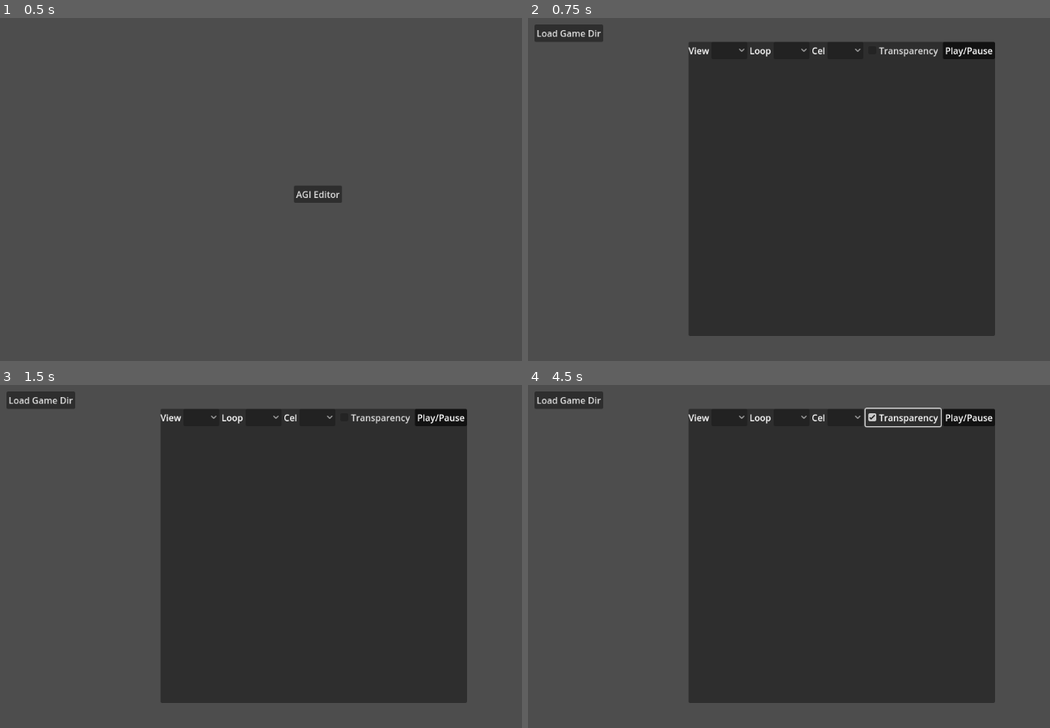
Above: before the commit, frames 1-4 (two rows, left to right).
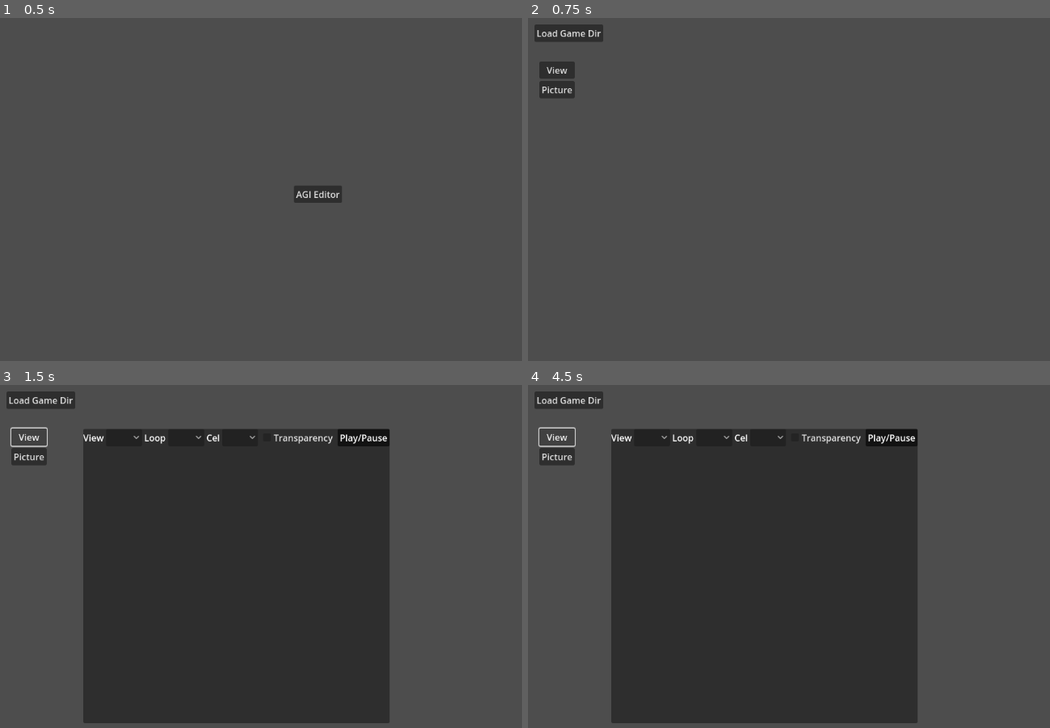
Above: after the commit, the same moments.

Repository: jastadj/agigodot
Game: Godot game, scene res://scenes/main/main.tscn
The game is run twice, just before and just after one commit, with the same random seed, the same clock (stepped at 60 frames per second) and the same inputs.
Inputs (mouse positions are in pixels of both pictures, inside the frame that each line leads up to):
- Up to frame 1 (0.5 s): no input
- Up to frame 2 (0.75 s): click "AGI Editor" at 0.5 s
- Up to frame 3 (1.5 s): click (31, 436) at 1.25 s, where only the run after the commit has a clickable "View"
- Up to frame 4 (4.5 s): click (559, 457) at 2 s, where only the run after the commit has a clickable "Picture"; click (663, 436) at 2.77 s; click (903, 415) at 3.5 s, where only the run before the commit has a clickable "Transparency"; click (559, 436) at 4.25 s, where only the run after the commit has a clickable "View"

Frame 1 is identical in both runs. In frame 2, 51% of the frame differs, in the area x 2-90%, y 7-93%; in frame 3, 31%; in frame 4, 31%.
Error before the commit: Invalid assignment of property or key 'texture' with value of type 'ImageTexture' on a base object of type 'null instance'. (res://scenes/agieditor/view/viewvi…
Error after the commit: Invalid access of index '-1' on a base object of type: 'Array'. (res://system/agi/data/view.gd:24)

Commit message:
picture data wip

Diff:
--- a/scenes/agieditor/agieditor.gd
+++ b/scenes/agieditor/agieditor.gd
@@ -1,8 +1,10 @@
 extends Node2D
 
-@onready var view_viewer = $CanvasLayer/ui/ViewViewer
+@onready var view_viewer = $CanvasLayer/ui/Tools/ViewViewer
 
 func _ready():
+
+	_hide_tools()
 
 	# testing
 	_on_file_dialog_game_dir_dir_selected("res://testdata/pq1")
@@ -13,3 +15,15 @@
 func _on_file_dialog_game_dir_dir_selected(dir):
 	System.agi.load_game_dir(dir)
 	view_viewer._update_view_list()
+
+func _hide_tools():
+	for tool in $CanvasLayer/ui/Tools.get_children():
+		tool.hide()
+
+func _on_button_view_pressed():
+	_hide_tools()
+	$CanvasLayer/ui/Tools/ViewViewer.show()
+
+func _on_button_picture_pressed():
+	_hide_tools()
+	$CanvasLayer/ui/Tools/PictureViewer.show()
--- a/scenes/agieditor/agieditor.tscn
+++ b/scenes/agieditor/agieditor.tscn
@@ -1,7 +1,8 @@
-[gd_scene load_steps=3 format=3 uid="uid://crjrteng800a8"]
+[gd_scene load_steps=4 format=3 uid="uid://crjrteng800a8"]
 
 [ext_resource type="Script" path="res://scenes/agieditor/agieditor.gd" id="1_lcw7k"]
 [ext_resource type="PackedScene" uid="uid://bifqdo5mrvyxg" path="res://scenes/agieditor/view/view_viewer.tscn" id="2_5hgi5"]
+[ext_resource type="Script" path="res://scenes/agieditor/picture/picture_viewer.gd" id="3_vgxca"]
 
 [node name="agieditor" type="Node2D"]
 script = ExtResource("1_lcw7k")
@@ -34,7 +35,66 @@
 file_mode = 2
 access = 2
 
-[node name="ViewViewer" parent="CanvasLayer/ui" instance=ExtResource("2_5hgi5")]
+[node name="VBoxContainer2" type="VBoxContainer" parent="CanvasLayer/ui"]
+layout_mode = 0
+offset_left = 29.0
+offset_top = 82.0
+offset_right = 69.0
+offset_bottom = 122.0
+
+[node name="ButtonView" type="Button" parent="CanvasLayer/ui/VBoxContainer2"]
+layout_mode = 2
+text = "View"
+
+[node name="ButtonPicture" type="Button" parent="CanvasLayer/ui/VBoxContainer2"]
+layout_mode = 2
+text = "Picture"
+
+[node name="Tools" type="Control" parent="CanvasLayer/ui"]
+layout_mode = 1
+anchors_preset = 15
+anchor_right = 1.0
+anchor_bottom = 1.0
+offset_left = 157.0
+offset_top = 83.0
+offset_right = -995.0
+offset_bottom = -565.0
+grow_horizontal = 2
+grow_vertical = 2
+mouse_filter = 2
+
+[node name="ViewViewer" parent="CanvasLayer/ui/Tools" instance=ExtResource("2_5hgi5")]
+visible = false
+offset_left = 0.0
+offset_top = 0.0
+offset_right = 0.0
+offset_bottom = 0.0
+
+[node name="PictureViewer" type="Control" parent="CanvasLayer/ui/Tools"]
+anchors_preset = 0
+script = ExtResource("3_vgxca")
+
+[node name="PanelContainer" type="PanelContainer" parent="CanvasLayer/ui/Tools/PictureViewer"]
+layout_mode = 0
+offset_right = 759.0
+offset_bottom = 465.0
+
+[node name="VBoxContainer" type="VBoxContainer" parent="CanvasLayer/ui/Tools/PictureViewer/PanelContainer"]
+layout_mode = 2
+
+[node name="HBoxContainer" type="HBoxContainer" parent="CanvasLayer/ui/Tools/PictureViewer/PanelContainer/VBoxContainer"]
+layout_mode = 2
+
+[node name="Label" type="Label" parent="CanvasLayer/ui/Tools/PictureViewer/PanelContainer/VBoxContainer/HBoxContainer"]
+layout_mode = 2
+text = "Picture"
+
+[node name="OptionButtonPictures" type="OptionButton" parent="CanvasLayer/ui/Tools/PictureViewer/PanelContainer/VBoxContainer/HBoxContainer"]
+custom_minimum_size = Vector2(64, 0)
+layout_mode = 2
 
 [connection signal="pressed" from="CanvasLayer/ui/VBoxContainer/ButtonLoadGameDir" to="." method="_on_button_load_game_dir_pressed"]
 [connection signal="dir_selected" from="CanvasLayer/ui/FileDialogGameDir" to="." method="_on_file_dialog_game_dir_dir_selected"]
+[connection signal="pressed" from="CanvasLayer/ui/VBoxContainer2/ButtonView" to="." method="_on_button_view_pressed"]
+[connection signal="pressed" from="CanvasLayer/ui/VBoxContainer2/ButtonPicture" to="." method="_on_button_picture_pressed"]
+[connection signal="item_selected" from="CanvasLayer/ui/Tools/PictureViewer/PanelContainer/VBoxContainer/HBoxContainer/OptionButtonPictures" to="CanvasLayer/ui/Tools/PictureViewer" method="_on_option_button_pictures_item_selected"]
--- /dev/null
+++ b/scenes/agieditor/picture/picture_viewer.gd
@@ -0,0 +1,31 @@
+extends Control
+
+@onready var picture_list = $PanelContainer/VBoxContainer/HBoxContainer/OptionButtonPictures
+var picture = null
+
+func _ready():
+
+	connect("visibility_changed", _on_visibility_changed)
+
+func _on_visibility_changed():
+	if visible:
+		_update_picture_list()
+
+func _update_picture_list():
+	picture_list.clear()
+
+	for i in range(0, System.agi.picdir.size()):
+		picture_list.add_item(str(i))
+
+	if picture_list.item_count == 0:
+		_select_picture(-1)
+	else:
+		_select_picture(0)
+
+func _select_picture(index):
+
+	picture = Picture.load_picture(index)
+	picture_list.select(index)
+
+func _on_option_button_pictures_item_selected(index):
+	_select_picture(index)
--- a/scenes/agieditor/view/view_viewer.tscn
+++ b/scenes/agieditor/view/view_viewer.tscn
@@ -9,6 +9,7 @@
 offset_top = 47.0
 offset_right = 335.0
 offset_bottom = 87.0
+mouse_filter = 2
 script = ExtResource("1_0jwg6")
 
 [node name="PanelContainer" type="PanelContainer" parent="."]
--- a/scenes/agieditor/view/viewviewer.gd
+++ b/scenes/agieditor/view/viewviewer.gd
@@ -1,24 +1,38 @@
 extends Control
 
-@onready var view_list = $CanvasLayer/ui/Control/PanelContainer/VBoxContainer/HBoxContainer/OptionButtonViews
-@onready var loop_list = $CanvasLayer/ui/Control/PanelContainer/VBoxContainer/HBoxContainer/OptionButtonLoop
-@onready var cel_list = $CanvasLayer/ui/Control/PanelContainer/VBoxContainer/HBoxContainer/OptionButtonCel
-@onready var cel_transparency = $CanvasLayer/ui/Control/PanelContainer/VBoxContainer/HBoxContainer/CheckBoxTransparency
-@onready var playpause = $CanvasLayer/ui/Control/PanelContainer/VBoxContainer/HBoxContainer/ButtonPlayAnimation
+@onready var view_list = $PanelContainer/VBoxContainer/HBoxContainer/OptionButtonViews
+@onready var loop_list = $PanelContainer/VBoxContainer/HBoxContainer/OptionButtonLoop
+@onready var cel_list = $PanelContainer/VBoxContainer/HBoxContainer/OptionButtonCel
+@onready var cel_transparency = $PanelContainer/VBoxContainer/HBoxContainer/CheckBoxTransparency
+@onready var playpause = $PanelContainer/VBoxContainer/HBoxContainer/ButtonPlayAnimation
 
-@onready var view_sprite = $CanvasLayer/ui/Control/PanelContainer/VBoxContainer/MarginContainerViewSprite/Sprite2DView
-@onready var container_view_sprite = $CanvasLayer/ui/Control/PanelContainer/VBoxContainer/MarginContainerViewSprite
+@onready var view_sprite = $PanelContainer/VBoxContainer/MarginContainerViewSprite/Sprite2DView
+@onready var container_view_sprite = $PanelContainer/VBoxContainer/MarginContainerViewSprite
 
 var image
 var image_texture
 var view_scale = 4
 var view_scale_factor = 0.2
+var play_speed = 0.1
+
+var view = null
 
 func _ready():
 
 	image = Image.create(64,64, false, Image.FORMAT_RGBA8)
 	image.fill(Color.RED)
+
+	$TimerAnimation.connect("timeout", _on_timer_animation_timeout)
+
+	_start_playback_timer()
+
 	_update_view_sprite()
+
+	connect("visibility_changed", _on_show)
+
+func _on_show():
+	if visible:
+		_update_view_list()
 
 func _input(event):
 
@@ -31,6 +45,27 @@
 				view_scale += view_scale * view_scale_factor
 				_update_view_sprite()
 
+func _clear_view():
+
+	# clear lists and deselect all
+	view_list.clear()
+	view_list.select(-1)
+	loop_list.clear()
+	view_list.select(-1)
+	cel_list.clear()
+	cel_list.select(-1)
+
+	# clear image
+	_clear_image()
+
+func _clear_image():
+	# clear image
+	image.fill(Color.TRANSPARENT)
+	_update_view_sprite()
+
+func _start_playback_timer():
+	$TimerAnimation.start(play_speed)
+
 func _update_view_sprite():
 	image.resize(image.get_width(), image.get_height(), 0)
 	image_texture = ImageTexture.create_from_image(image)
@@ -41,23 +76,24 @@
 func _update_view_list():
 	view_list.clear()
 
-	if System.agi.views:
-		if !System.agi.views.is_empty():
-			for vi in range(0, System.agi.views.size()):
-				view_list.add_item(str(vi))
-			_select_view(0)
+	for i in range(0, System.agi.viewdir.size()):
+		view_list.add_item(str(i))
+
+	if view_list.item_count == 0:
+		_select_view(-1)
+	else:
+		_select_view(0)
 
 func _update_loop_list():
 	loop_list.clear()
 
-	# if invalid, clear
-	if(view_list.selected < 0 or !System.agi.views[view_list.selected]):
-		cel_list.clear()
-		image.fill(Color.TRANSPARENT)
-		_update_view_sprite()
+	# if no view is selected, clear
+	if view == null or view_list.selected == -1:
+		_update_cel_list()
 		return
 
-	for i in range(0, System.agi.views[view_list.selected]["loops"].size()):
+
+	for i in range(0, view["loops"].size()):
 		loop_list.add_item(str(i))
 
 	if loop_list.item_count:
@@ -69,16 +105,19 @@
 
 
 func _select_view(index):
+	view = View.load_view(index)
+	if view == null:
+		_clear_image()
 	view_list.select(index)
 	_update_loop_list()
 
 func _update_cel_list():
 	cel_list.clear()
 
-	if(loop_list.selected < 0):
+	if view == null or loop_list.selected == -1:
 		return
 
-	for i in range(0, System.agi.views[view_list.selected]["loops"][loop_list.selected]["cels"].size()):
+	for i in range(0, view["loops"][loop_list.selected]["cels"].size()):
 		cel_list.add_item(str(i))
 
 	if cel_list.item_count:
@@ -87,9 +126,8 @@
 func _select_cel(index):
 	cel_list.select(index)
 
-	var cel = System.agi.views[view_list.selected]["loops"][loop_list.selected]["cels"][index]
-	var curview = System.agi.views[view_list.selected]
-	var curloop = curview["loops"][loop_list.selected]
+	var cel = view["loops"][loop_list.selected]["cels"][index]
+	var curloop = view["loops"][loop_list.selected]
 	var curcel = curloop["cels"][cel_list.selected]
 
 	var pixeldata = View.cel_data_to_pixels(curcel, cel_transparency.button_pressed)
--- a/system/agi/agi.gd
+++ b/system/agi/agi.gd
@@ -6,14 +6,16 @@
 
 var colors = []
 
-# resources
+# volumes
 var volumes = []
-var logdir
-var viewdir
-var picdir
-var snddir
-var views = []
-var pictures = []
+
+# directory entries
+var logdir = []
+var viewdir = []
+var picdir = []
+var snddir = []
+
+# words
 var wordgroups
 
 
@@ -85,9 +87,7 @@
 	# viewdir
 	var viewdirfilename = _gamedir + "/VIEWDIR"
 	viewdir = Directory.load_directory(viewdirfilename, 2.0)
-	views = View.load_views(viewdir)
 
 	# picdir
 	var picdirfilename = _gamedir + "/PICDIR"
 	picdir = Directory.load_directory(picdirfilename, 2.0)
-	pictures = Picture.load_pictures(picdir)
--- a/system/agi/data/directory.gd
+++ b/system/agi/data/directory.gd
@@ -32,3 +32,17 @@
 	print("Loaded directory file ", filename, ", entries=", offsetcount)
 
 	return dir
+
+static func is_entry_valid(d_entry:Dictionary):
+
+	# if entry doesn't contain the invalid flag, return false
+	if !d_entry.has("i") or !d_entry.has("o") or !d_entry.has("v"):
+		printerr("Directory entry missing dict keys!")
+		return false
+
+	# if entry is invalid, return false
+	if d_entry["i"]:
+		return false
+
+	# ok
+	return true
--- a/system/agi/data/picture.gd
+++ b/system/agi/data/picture.gd
@@ -1,12 +1,74 @@
 class_name Picture
 extends Node
 
+enum DRAW_CMD{
 
-static func load_pictures(viewdir):
+	# enable/disable modes/colors
+	DRAW_COLOR = 0xf0			, # change color and enable draw
+	DISABLE_DRAW = 0xf1			, # disable picture draw
+	PRIORITY_DRAW_COLOR = 0xf2	, # change priority color and enable priorty draw
+	DISABLE_PRIORITY_DRAW = 0xf3, # disable priority draw
 
-	var pictures = []
+	# draw functions
+	DRAW_Y_CORNER = 0xf4		,
+	DRAW_X_CORNER = 0xf5		,
+	DRAW_LINE_ABSOLUTE = 0xf6	, # long lines
+	DRAW_LINE_RELATIVE = 0xf7	, # short lines
+	DRAW_FILL = 0xf8			,
 
-	for dentry in viewdir:
-		print("v:", dentry["v"], ", offset: 0x%x" % dentry["o"])
+	PEN_SIZE_STYLE = 0xf9		, # change pen size and style
+	PEN_PLOT = 0xfa				,
 
-	return pictures
+	# ... xFB - 0xF				  # unused in most games
+}
+
+
+static func load_picture(picdir_index):
+
+	# picture dictionary description
+	# TBD
+
+	# is index valid?
+	if picdir_index >= System.agi.picdir.size():
+		return null
+
+	# get directory entry
+	var d_entry = System.agi.picdir[picdir_index]
+
+	# is entry valid?
+	if !Directory.is_entry_valid(d_entry):
+		return null
+
+	###########
+	# DIR ENTRY
+
+	var picture = []
+
+	# get offset
+	var pos = d_entry["o"]
+
+	# get volume
+	var vol = System.agi.volumes[d_entry["v"]]
+
+	# seek to view entry offset in volume
+	vol.seek(pos)
+
+	# read picture commands from data until 0xff reached (end of picture)
+	while !vol.eof_reached():
+
+		# get draw command
+		var cmd = vol.get_8()
+
+		if cmd == DRAW_CMD.DRAW_COLOR:
+			picture.append(cmd)
+			picture.append(vol.get_8())
+			break
+		elif cmd == 0xff:
+			break
+		else:
+			printerr("Unhandled draw command 0x%x" % cmd)
+			continue
+
+	# picture done
+	print("Picture loaded with %d commands" % picture.size())
+	return picture
--- a/system/agi/data/view.gd
+++ b/system/agi/data/view.gd
@@ -5,96 +5,107 @@
 const LOOP_HEADER_SIZE = 3
 const CEL_HEADER_SIZE = 3
 
-static func load_views(viewdir):
+static func load_view(viewdir_index):
 
-	var views = []
+	# view dictionary description
+	# view["loops"] = []
+	#   loop["cels"] = []
+	#       cel["w"] = width px
+	#       cel["h"] = height px
+	#       cel["t"] = transparency color index
+	#       cel["m"] = mirroring nibble
+	#       cel["d"] = pixel data chunks
 
-	# load the the view from each view entry
-	for res_entry in viewdir:
+	# is index valid?
+	if viewdir_index >= System.agi.viewdir.size():
+		return null
 
-		################
-		# RESOURCE ENTRY
+	# get directory entry
+	var d_entry = System.agi.viewdir[viewdir_index]
 
-		# get resource entry offset
-		var pos = res_entry["o"]
+	# is entry valid?
+	if !Directory.is_entry_valid(d_entry):
+		return null
 
-		# check resource validity
-		var invalid_resource = res_entry["i"]
-		# if entry is invalid, skip
-		if invalid_resource:
-			views.append(null)
-			continue
-		else:
-			views.append({"offset":pos,"loops":[], "sequences":[]})
+	###########
+	# DIR ENTRY
 
-		# get volume
-		var vol = System.agi.volumes[res_entry["v"]]
+	var view = {"loops":[]}
 
-		# seek to view entry offset in volume
-		vol.seek(pos)
+	# get offset
+	var pos = d_entry["o"]
 
-		######
-		# VIEW
+	# get volume
+	var vol = System.agi.volumes[d_entry["v"]]
 
-		# view header (7-bytes)
-		var _unkbyte1:int = vol.get_8() # always 1 or 2
-		var _unkbyte2:int = vol.get_8() # always 1
-		var loopcount:int = vol.get_8()
-		var _desc_offset:int = vol.get_8() | (vol.get_8() << 8) # lsms, offset of view description (text description of item)
-		var loop_offsets = []
-		var _loops = []
+	# seek to view entry offset in volume
+	vol.seek(pos)
 
-		# offsets of each loop (relative to view data pos)
-		for l in range(0, loopcount):
-			# convert to absolute offset
-			loop_offsets.append( int((vol.get_8() | (vol.get_8() << 8))) + pos)#lsms
+	######
+	# VIEW
 
-		######
-		# LOOP
-		for loopoffset in loop_offsets:
+	# view header (7-bytes)
+	var _unkbyte1:int = vol.get_8() # always 1 or 2
+	var _unkbyte2:int = vol.get_8() # always 1
+	var loopcount:int = vol.get_8()
+	var _desc_offset:int = vol.get_8() | (vol.get_8() << 8) # lsms, offset of view description (text description of item)
+	var loop_offsets = []
+	var _loops = []
 
-			# seek to loop offset
-			vol.seek(loopoffset)
+	# offsets of each loop (relative to view data pos)
+	for l in range(0, loopcount):
+		# convert to absolute offset
+		loop_offsets.append( int((vol.get_8() | (vol.get_8() << 8))) + pos)#lsms
 
-			# get loop header
-			var cel_count:int = vol.get_8()
-			# get relative offsets for each cel
-			var cel_rel_offsets = []
-			for celoffset in range(0, cel_count):
-				cel_rel_offsets.append( (vol.get_8() | (vol.get_8() << 8)) + loopoffset)
+	######
+	# LOOP
+	for loopoffset in loop_offsets:
 
-			var loop = {"o":loopoffset, "cels":[]}
+		# seek to loop offset
+		vol.seek(loopoffset)
 
-			#####
-			# CEL
-			# for each cel, get cel header
-			for cel_offset in cel_rel_offsets:
+		# get loop header
+		var cel_count:int = vol.get_8()
+		# get relative offsets for each cel
+		var cel_rel_offsets = []
+		for celoffset in range(0, cel_count):
+			cel_rel_offsets.append( (vol.get_8() | (vol.get_8() << 8)) + loopoffset)
 
-				vol.seek(cel_offset)
+		var loop = {"cels":[]}
 
-				var width:int = vol.get_8()
-				var height:int = vol.get_8()
-				var transparency_and_mirror:int = vol.get_8()
-				var transparency:int = transparency_and_mirror & 0x0f
-				var mirroring:int = (transparency_and_mirror & 0xf0) >> 4
+		#####
+		# CEL
+		# for each cel, get cel header
+		for cel_offset in cel_rel_offsets:
 
-				var cel = {"w":width, "h":height, "t":transparency, "m":mirroring, "d":[]}
+			vol.seek(cel_offset)
 
-				# read cel data
-				# each byte = line chunk : ms nib = color, ls nib = pixel run length, 0x00 = EOL
-				# if last line chunk is transparent color, no need to store that byte
-				for y in range(0, height):
-					while 1:
-						var byte:int = vol.get_8()
-						cel["d"].append(byte)
-						if byte == 0x00:
-							break
+			var width:int = vol.get_8()
+			var height:int = vol.get_8()
+			var transparency_and_mirror:int = vol.get_8()
+			var transparency:int = transparency_and_mirror & 0x0f
+			var mirroring:int = (transparency_and_mirror & 0xf0) >> 4
 
-				loop["cels"].append(cel)
+			var cel = {"w":width, "h":height, "t":transparency, "m":mirroring, "d":[]}
 
-			views.back()["loops"].append(loop)
+			# read cel data
+			# each byte = line chunk : ms nib = color, ls nib = pixel run length, 0x00 = EOL
+			# if last line chunk is transparent color, no need to store that byte
+			for y in range(0, height):
+				while 1:
+					var byte:int = vol.get_8()
+					cel["d"].append(byte)
+					if byte == 0x00:
+						break
 
-	return views
+			# cel done
+			loop["cels"].append(cel)
+
+		# loop done
+		view["loops"].append(loop)
+
+	# view done
+	return view
 
 static func cel_data_to_pixels(cel:Dictionary, transparency:bool = true):
 	var pixeldata = PackedByteArray()
